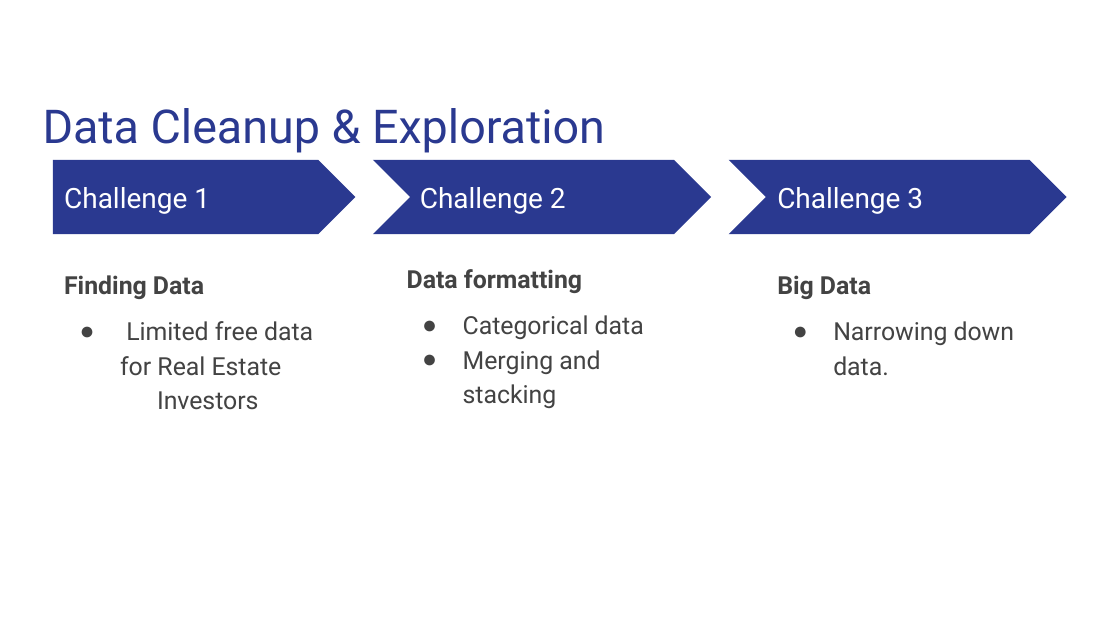
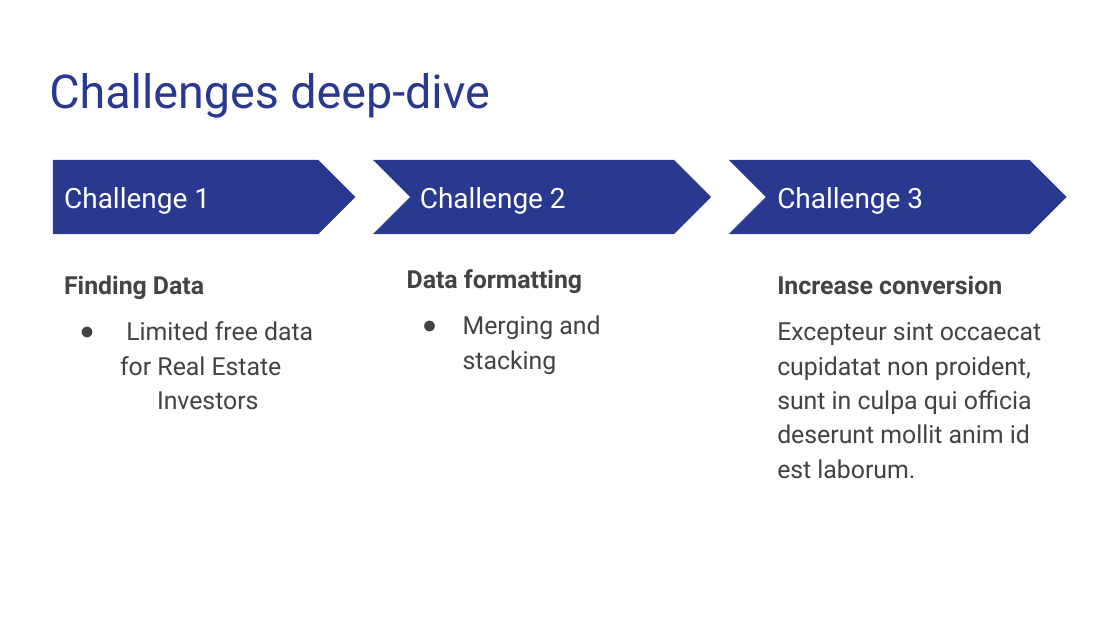
Before and after one commit to quizh001/Project-One, a slide deck: slide 3 of Case study.pptx. Drawn at 1120x630 pixels with LibreOffice and Linux fonts; fonts in the diff are those of the drawing. Boxes give left, top, right and bottom in pixels: in the first picture for what was removed or moved away, otherwise in the second. Text is boxed around its words. In the diff, an @@ line names an element or a change of style, - is before the commit and + after.

```diff
--- a/Case study.pptx
+++ b/Case study.pptx
@@ title at <box>49,73,489,118</box>: text changed @@
-Data Cleanup & Exploration
+Challenges deep-dive
@@ text at <box>777,275,1041,479</box>: text changed @@
-Big Data
-● Narrowing down data.
+Increase conversion
+Excepteur sint occaecat cupidatat non proident, sunt in culpa qui officia deserunt mollit anim id est laborum.
@@ text at <box>463,315,644,339</box>: paragraph removed @@
-● Categorical data
@@ text at <box>463,315,600,374</box>: more space between paragraphs @@
```
Also in this commit, not shown: 2 other slides changed, 7 slides added, 3 slides removed.
